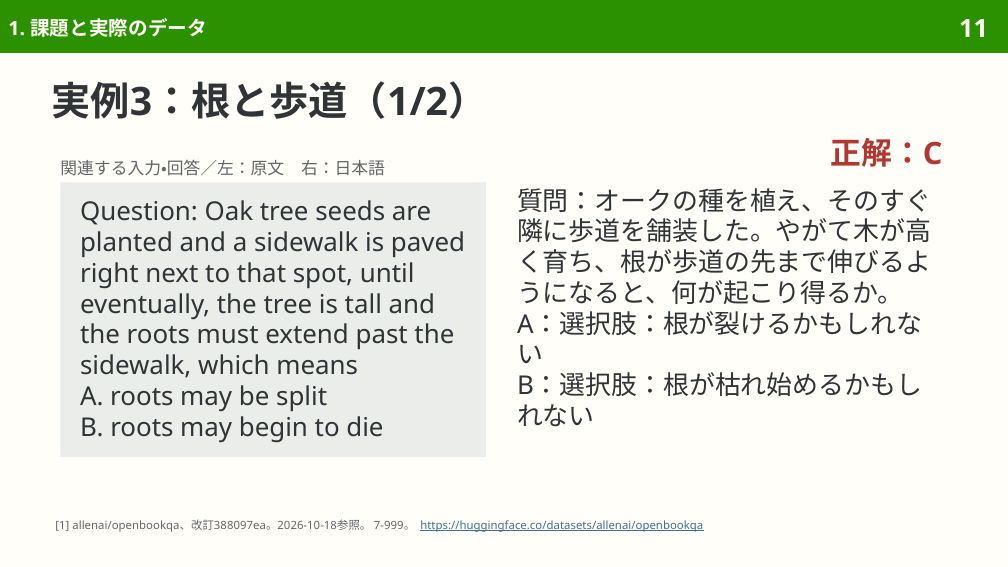
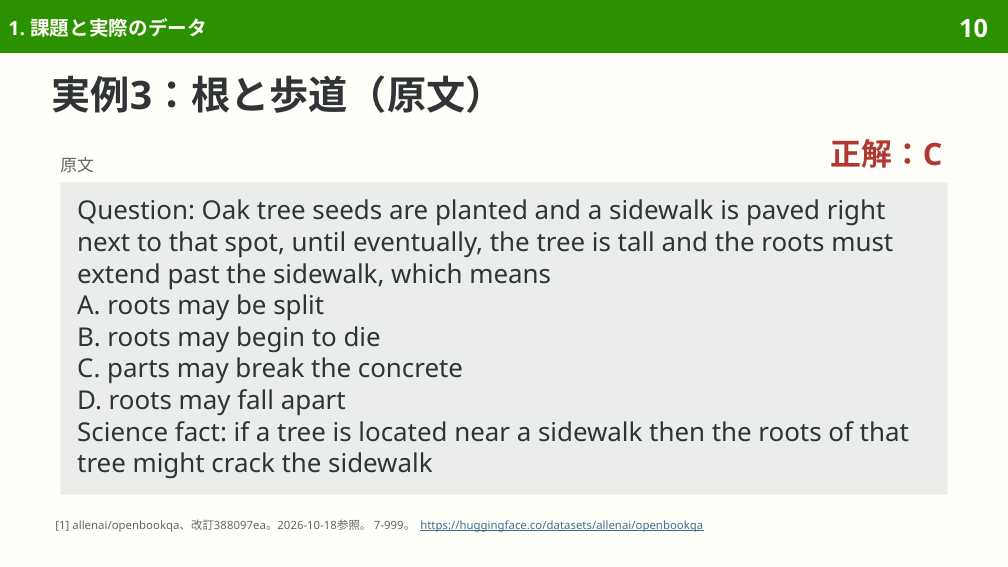
Before and after one commit to sasakiy84/datasets-in-10-minutes, a slide deck: slide 10 of slides/datasets-in-10-minutes-openbookqa.pptx (slide 11 before the commit). Drawn at 1008x567 pixels with LibreOffice and Linux fonts; fonts in the diff are those of the drawing. Boxes give left, top, right and bottom in pixels: in the first picture for what was removed or moved away, otherwise in the second. Text is boxed around its words. In the diff, an @@ line names an element or a change of style, - is before the commit and + after.

```diff
--- a/slides/datasets-in-10-minutes-openbookqa.pptx
+++ b/slides/datasets-in-10-minutes-openbookqa.pptx
@@ page number at (959, 18, 988, 38): text changed @@
-11
+10
@@ title at (52, 75, 505, 113): text changed @@
-実例3：根と歩道（1/2）
+実例3：根と歩道（原文）
@@ text removed at (60, 160, 385, 176) @@
-関連する入力・回答／左：原文 右：日本語
@@ text added at (60, 157, 94, 173), 12 pt, text #626669 @@
+原文
@@ rectangle "Question: Oak tree seeds are ...": place and size @@
-rectangle "Question: Oak tree seeds are ..." at (60, 182, 486, 457)
+rectangle "Question: Oak tree seeds are ..." at (60, 182, 948, 495)
@@ rectangle "Question: Oak tree seeds are ..." at (60, 182, 948, 495): vertical alignment middle to top @@
@@ text in rectangle at (77, 199, 893, 352): line spacing 22pt to 22.6pt @@
@@ text removed at (517, 188, 931, 427) @@
-質問：オークの種を植え、そのすぐ隣に歩道を舗装した。やがて木が高く育ち、根が歩道の先まで伸びるようになると、何が起こり得るか。
-A：選択肢：根が裂けるかもしれない
-B：選択肢：根が枯れ始めるかもしれない
@@ text in rectangle at (77, 357, 909, 478): paragraphs added @@
+C. parts may break the concrete
+D. roots may fall apart
+Science fact: if a tree is located near a sidewalk then the roots of that tree might crack the sidewalk
```
Also in this commit, not shown: 12 other slides changed, 5 slides removed, 9 other files.
